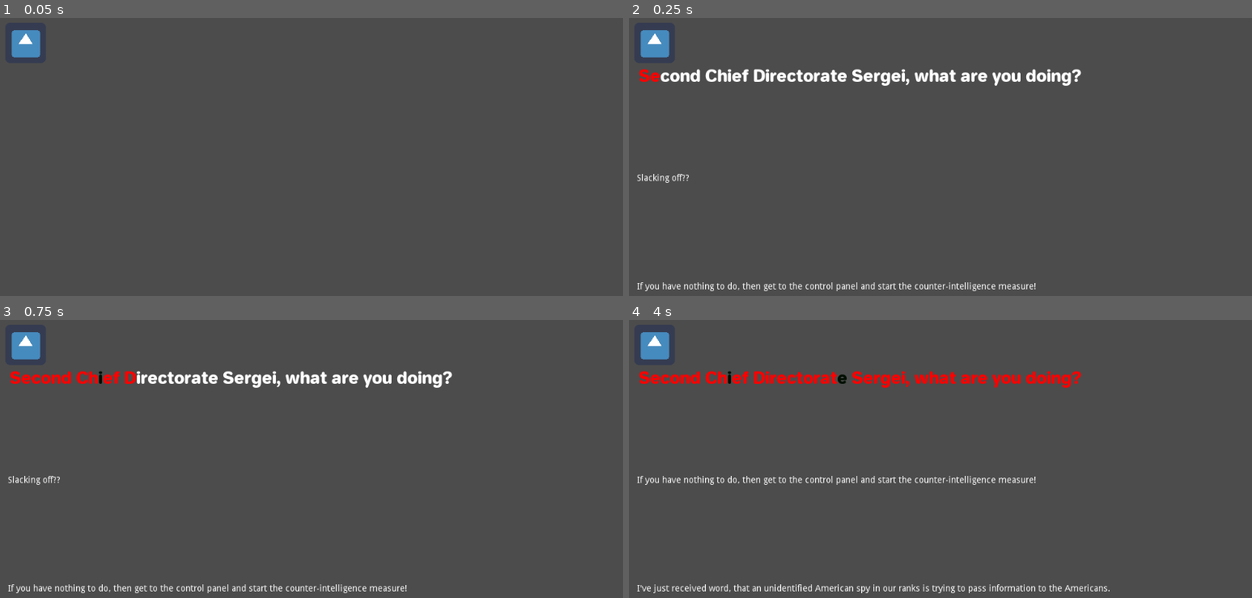
Above: before the commit, frames 1-4 (two rows, left to right).
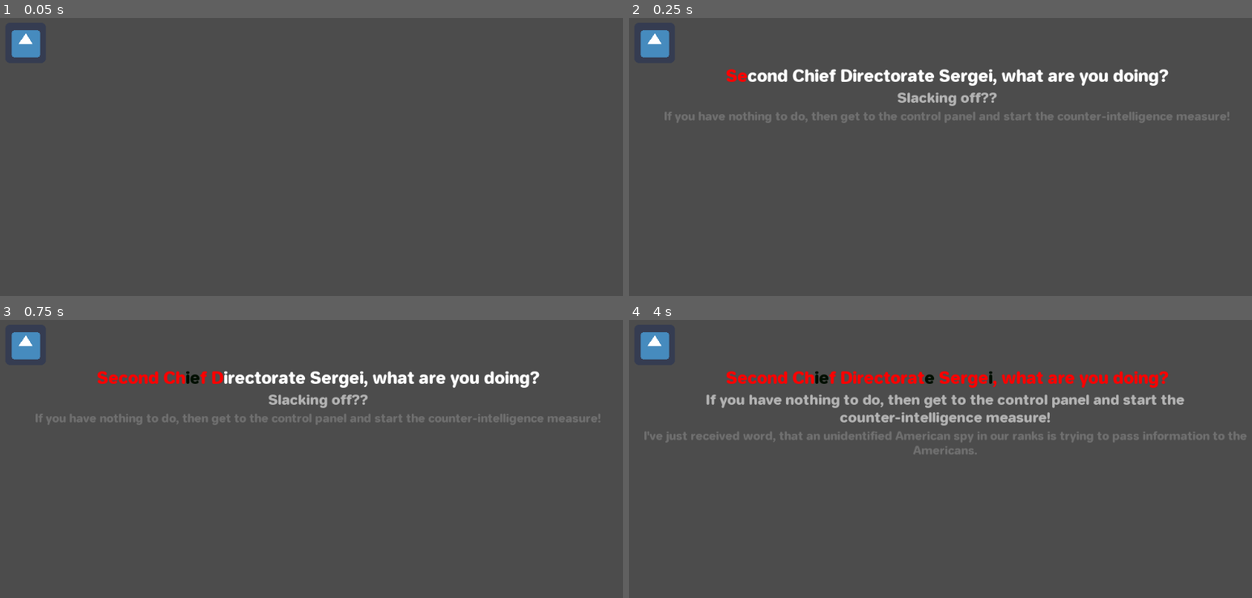
Above: after the commit, the same moments.

Repository: panorb/ludum-dare-49
Game: Godot game, scene res://Game/Game.tscn
Same seed, same stepped clock (60 frames per second), same inputs: the game is played once before the commit and once after it. The engine's default icon, where the game draws it, is replaced by a stand-in: a white triangle on a blue panel in a dark square.
Inputs (mouse positions are in pixels of both pictures, inside the frame that each line leads up to):
- Up to frame 1 (0.05 s): no input
- Up to frame 2 (0.25 s): no input
- Up to frame 3 (0.75 s): click (317, 345) at 0.5 s
- Up to frame 4 (4 s): click (946, 345) at 1.25 s; click (946, 345) at 2 s

Frame 1 is identical in both runs. In frame 2, 4.5% of the frame differs, in the area x 1-97%, y 18-99%; in frame 3, 4.6%; in frame 4, 7.2%, in the area x 1-100%, y 18-99%.

Commit message:
Repaired colors in subtitle visualisation

Diff:
--- a/godot/ControlPanel/ControlPanel.tscn
+++ b/godot/ControlPanel/ControlPanel.tscn
@@ -1,11 +1,20 @@
-[gd_scene load_steps=7 format=2]
+[gd_scene load_steps=10 format=2]
 
 [ext_resource path="res://ControlPanel/control-panel.gd" type="Script" id=1]
 [ext_resource path="res://ControlPanel/subtitle-label.gd" type="Script" id=2]
 [ext_resource path="res://Recordings/json-file-parser.gd" type="Script" id=3]
 [ext_resource path="res://ControlPanel/subtitle-animation-player.gd" type="Script" id=4]
 [ext_resource path="res://icon.png" type="Texture" id=5]
-[ext_resource path="res://Shared/Fonts/jelle-bold-26.tres" type="DynamicFont" id=6]
+[ext_resource path="res://Shared/Fonts/jelle-bold.ttf" type="DynamicFontData" id=6]
+[ext_resource path="res://Shared/Fonts/jelle-bold-26.tres" type="DynamicFont" id=7]
+
+[sub_resource type="DynamicFont" id=1]
+size = 22
+font_data = ExtResource( 6 )
+
+[sub_resource type="DynamicFont" id=2]
+size = 18
+font_data = ExtResource( 6 )
 
 [node name="ControlPanel" type="Control"]
 anchor_right = 1.0
@@ -24,23 +33,25 @@
 margin_top = 10.0
 margin_right = -20.0
 margin_bottom = -10.0
+grow_horizontal = 2
+grow_vertical = 2
 __meta__ = {
 "_edit_use_anchors_": false
 }
 
 [node name="VBoxContainer" type="VBoxContainer" parent="MarginContainer"]
-margin_right = 984.0
-margin_bottom = 580.0
+margin_right = 1240.0
+margin_bottom = 700.0
 
 [node name="CensorButton" type="TextureButton" parent="MarginContainer/VBoxContainer"]
-margin_right = 984.0
+margin_right = 1240.0
 margin_bottom = 64.0
 texture_normal = ExtResource( 5 )
 
 [node name="SubtitlesContainer" type="VBoxContainer" parent="MarginContainer/VBoxContainer"]
 margin_top = 68.0
-margin_right = 984.0
-margin_bottom = 580.0
+margin_right = 1240.0
+margin_bottom = 700.0
 size_flags_horizontal = 3
 size_flags_vertical = 3
 script = ExtResource( 2 )
@@ -49,31 +60,35 @@
 script = ExtResource( 4 )
 
 [node name="Line1" type="RichTextLabel" parent="MarginContainer/VBoxContainer/SubtitlesContainer"]
-margin_right = 984.0
-margin_bottom = 168.0
-size_flags_vertical = 3
-custom_fonts/normal_font = ExtResource( 6 )
+margin_right = 1240.0
+margin_bottom = 33.0
+custom_fonts/normal_font = ExtResource( 7 )
 bbcode_enabled = true
+fit_content_height = true
 __meta__ = {
 "_edit_use_anchors_": false
 }
 
 [node name="Line2" type="RichTextLabel" parent="MarginContainer/VBoxContainer/SubtitlesContainer"]
-margin_top = 172.0
-margin_right = 984.0
-margin_bottom = 340.0
-size_flags_vertical = 3
+margin_top = 37.0
+margin_right = 1240.0
+margin_bottom = 65.0
+custom_fonts/normal_font = SubResource( 1 )
+custom_colors/default_color = Color( 0.705882, 0.705882, 0.705882, 1 )
 bbcode_enabled = true
+fit_content_height = true
 __meta__ = {
 "_edit_use_anchors_": false
 }
 
 [node name="Line3" type="RichTextLabel" parent="MarginContainer/VBoxContainer/SubtitlesContainer"]
-margin_top = 344.0
-margin_right = 984.0
-margin_bottom = 512.0
-size_flags_vertical = 3
+margin_top = 69.0
+margin_right = 1240.0
+margin_bottom = 92.0
+custom_fonts/normal_font = SubResource( 2 )
+custom_colors/default_color = Color( 0.439216, 0.439216, 0.439216, 1 )
 bbcode_enabled = true
+fit_content_height = true
 __meta__ = {
 "_edit_use_anchors_": false
 }
--- a/godot/ControlPanel/subtitle-label.gd
+++ b/godot/ControlPanel/subtitle-label.gd
@@ -129,21 +129,31 @@
 				var formatted_text_element = text_element
 
 				if "censored_intervals" in subtitles_dict[index].keys():
-					var left = 0
-					var right = 0
-					for interval in subtitles_dict[index]["censored_intervals"]:
-						left = interval["start_position"]
-						formatted_text_element += text_element.substr(right, left - right)
-						right = interval["end_position"]
-						formatted_text_element += "[color=#000F00]" + text_element.substr(left, right-left) \
-													+ "[/color]"
-						formatted_text_element += text_element.substr(right)
+					formatted_text_element = ""
+
+					for i in len(text_element):
+						var c = text_element[i]
+
+						if _is_censored(i, subtitles_dict[index]["censored_intervals"]):
+							formatted_text_element += "[color=#000F00]" + c + "[/color]"
+						else:
+							formatted_text_element += c
 
 				line = PoolStringArray([line, formatted_text_element]).join(" ")
 				index += 1
 
-		lines[line_index].bbcode_text = line
-
+		lines[line_index].bbcode_text = "[center]" + line + "[/center]"
+
+func _is_censored(index, intervals):
+	for interval in intervals:
+		if "end_position" in interval:
+			if index >= interval["start_position"] and index <= interval["end_position"]:
+				return true
+		else:
+			if index >= interval["start_position"] and index <= last_cursor_position:
+				return true
+
+	return false
 
 func _render_text():
 	if not animation_player.is_playing():
@@ -178,47 +188,20 @@
 		var text_element = subtitles_dict[index]["text"]
 		var formatted_text_element = ""
 
-		var left = 0
-		var right = 0
-
-		if "censored_intervals" in subtitles_dict[index].keys():
-			for interval in subtitles_dict[index]["censored_intervals"]:
-				left = interval["start_position"]
-				if index == current_index:
-					# Cursor position passed
-					if left >= last_cursor_position and right <= last_cursor_position:
-						formatted_text_element  += text_element.substr(right, last_cursor_position - right)
-						formatted_text_element += "[/color]"
-						formatted_text_element += text_element.substr(last_cursor_position, left-last_cursor_position)
-					else:
-						formatted_text_element += text_element.substr(right, left - right)
-
-					# If no end position key is present, the text is censored until the current cursor position
-					if not "end_position" in interval.keys():
-						right = last_cursor_position
-					else:
-						right = interval["end_position"]
-
-					# Cursor is inside the current censored interval
-					if left < last_cursor_position and right >= last_cursor_position:
-						# Split the censor color tags to insert the closing cursor color tag
-						formatted_text_element += "[color=#000F00]" + text_element.substr(left, last_cursor_position-left) + "[/color]"
-						formatted_text_element += "[/color]"
-						formatted_text_element += "[color=#000F00]" + text_element.substr(last_cursor_position, right-last_cursor_position) + "[/color]"
-				else:
-					formatted_text_element += text_element.substr(right, left - right)
-					right = interval["end_position"]
-					formatted_text_element += "[color=#000F00]" + text_element.substr(left, right-left) \
-											+ "[/color]"
-
-		if index == current_index and (right < last_cursor_position):
-			formatted_text_element += text_element.substr(right, last_cursor_position-right)
-			formatted_text_element += "[/color]"
-			formatted_text_element += text_element.substr(last_cursor_position)
-		else:
-			formatted_text_element += text_element.substr(right)
+		for i in len(text_element):
+			var c = text_element[i]
+
+			if "censored_intervals" in subtitles_dict[index].keys() and \
+				_is_censored(i, subtitles_dict[index]["censored_intervals"]):
+				formatted_text_element += "[color=#000F00]" + c + "[/color]"
+			elif index < current_index:
+				formatted_text_element +=  "[color=#FF0000]" + c + "[/color]"
+			elif index == current_index and i < last_cursor_position:
+				formatted_text_element +=  "[color=#FF0000]" + c + "[/color]"
+			else:
+				formatted_text_element += c
 
 		line = PoolStringArray([line, formatted_text_element]).join(" ")
 		index += 1
 
-	lines[0].bbcode_text = "[color=#FF0000]" + line
+	lines[0].bbcode_text = "[center]" + line + "[/center]"
--- /dev/null
+++ b/godot/Shared/Fonts/jelle-bold-32.tres
@@ -0,0 +1,7 @@
+[gd_resource type="DynamicFont" load_steps=2 format=2]
+
+[ext_resource path="res://Shared/Fonts/jelle-bold.ttf" type="DynamicFontData" id=1]
+
+[resource]
+size = 32
+font_data = ExtResource( 1 )
